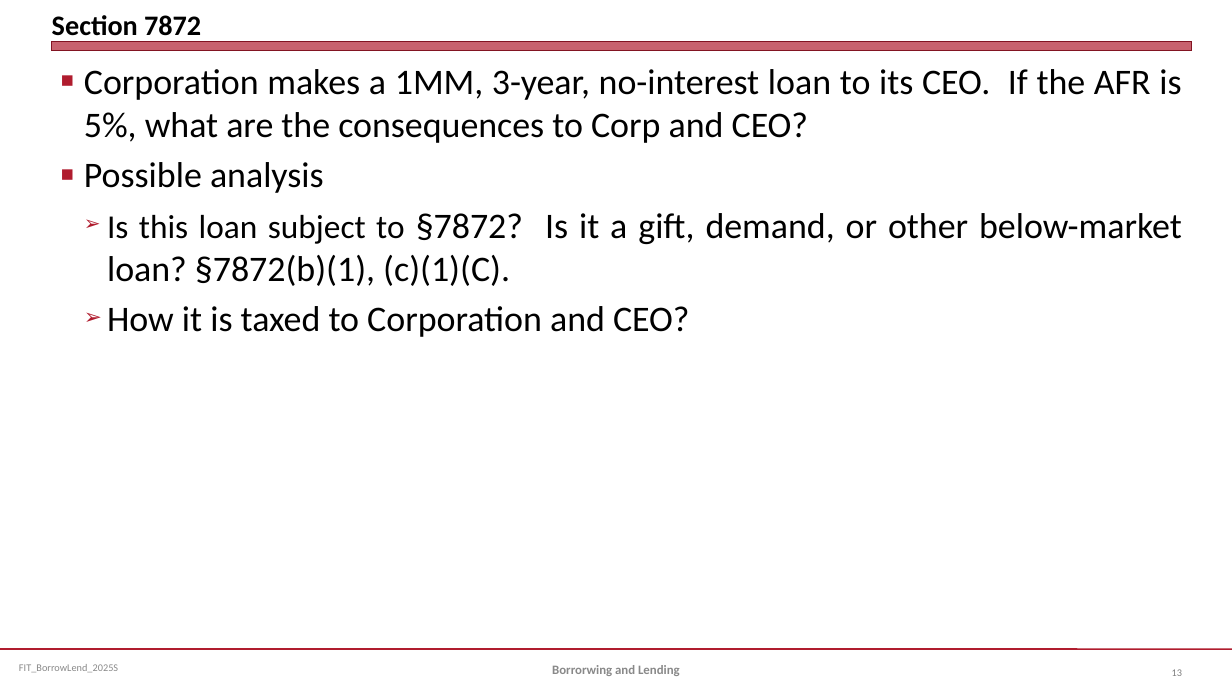
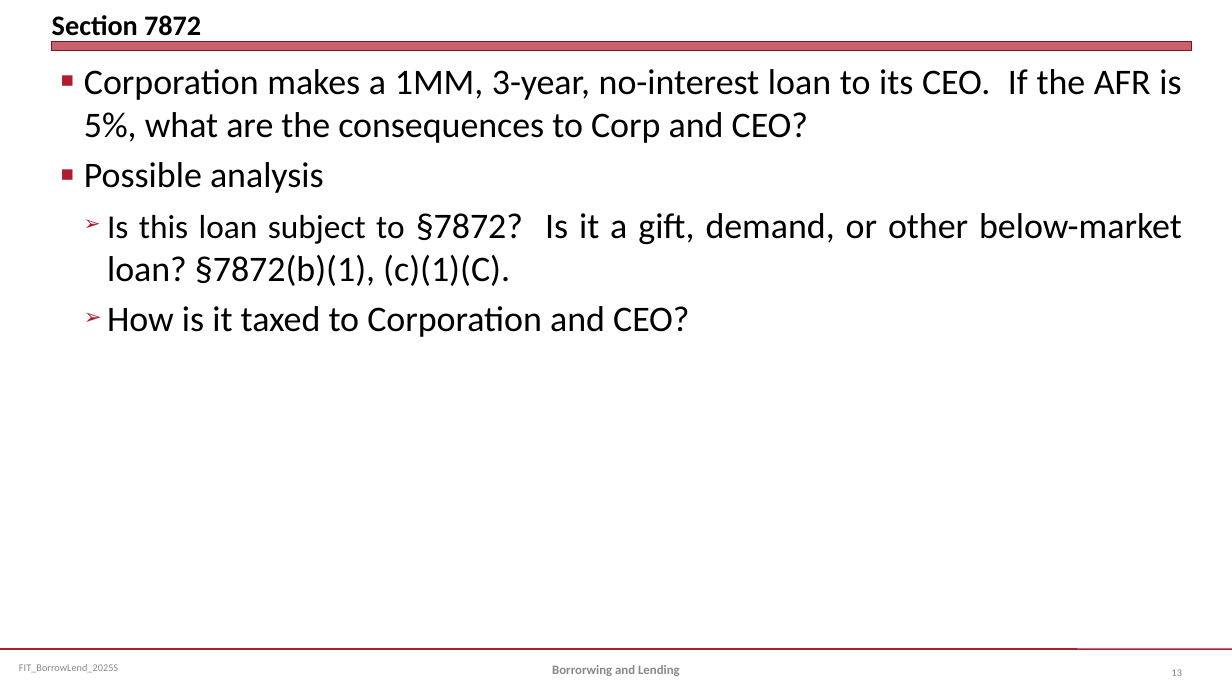
Before and after one commit to jmc877/Fed-Income-Tax, a slide deck: slide 13 of slides/FIT_BorrowLend_2025S.pptx. Drawn at 1232x693 pixels with LibreOffice and Linux fonts; fonts in the diff are those of the drawing. Boxes give left, top, right and bottom in pixels: in the first picture for what was removed or moved away, otherwise in the second. Text is boxed around its words. In the diff, an @@ line names an element or a change of style, - is before the commit and + after.

```diff
--- a/slides/FIT_BorrowLend_2025S.pptx
+++ b/slides/FIT_BorrowLend_2025S.pptx
@@ text at box(107, 306, 690, 337): text changed @@
-  ➢ How it is taxed to Corporation and CEO?
+  ➢ How is it taxed to Corporation and CEO?
```
Also in this commit, not shown: 4 other slides changed.
